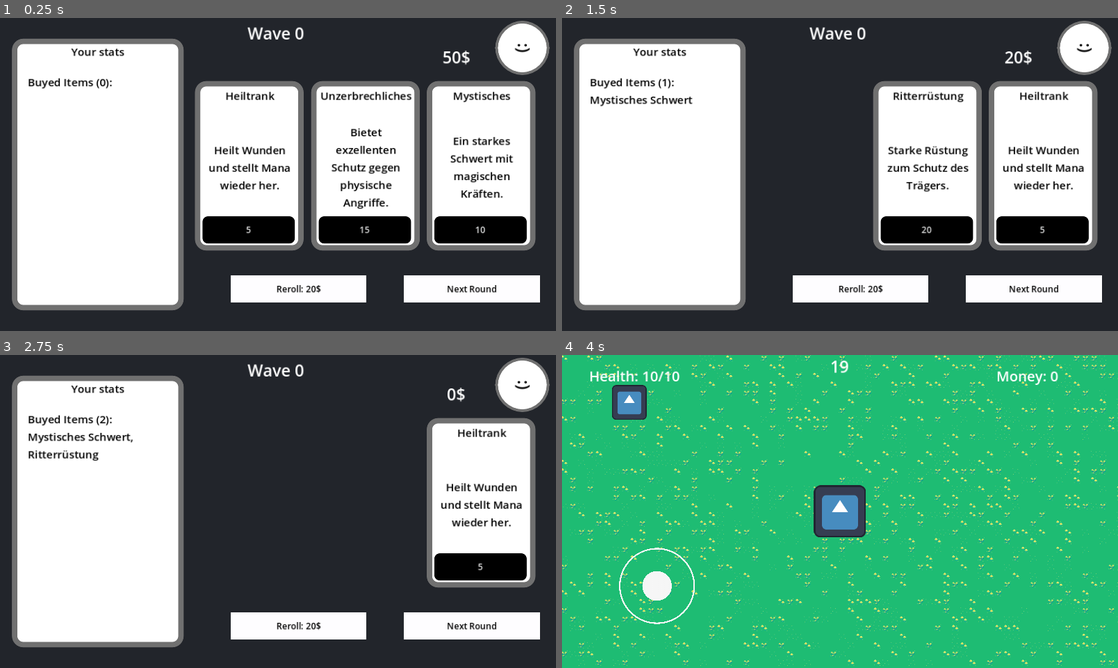
Above: before the commit, frames 1-4 (two rows, left to right).
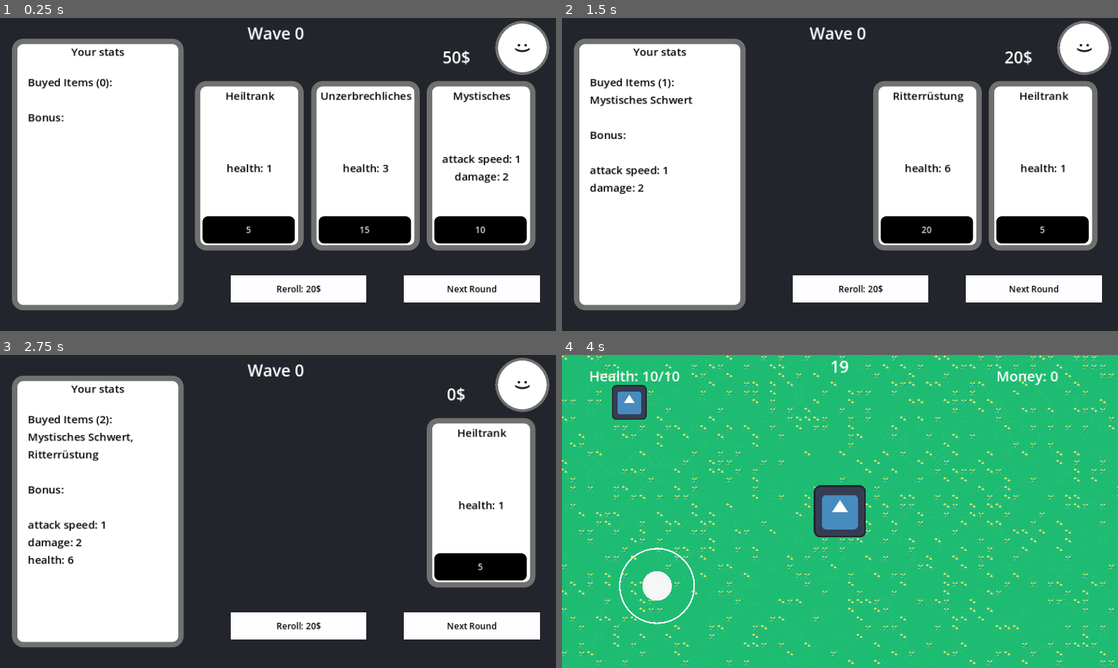
Above: after the commit, the same moments.

Repository: elmtimmi/ShootUp
Game: Godot game, scene res://Scenes/end_of_round.tscn
The game is run twice, just before and just after one commit, with the same random seed, the same clock (stepped at 60 frames per second) and the same inputs. This scene is started directly instead of the project's main scene. The engine's default icon, where the game draws it, is replaced by a stand-in: a white triangle on a blue panel in a dark square.
Inputs:
- Up to frame 1 (0.25 s): no input
- Up to frame 2 (1.5 s): click "Reroll: 20$" at 0.5 s; click "10" at 1.25 s
- Up to frame 3 (2.75 s): click "20" at 2 s
- Up to frame 4 (4 s): click "5" at 2.75 s; click "Next Round" at 3.5 s

The runs differ from the first frame. In frame 1, 2.2% of the frame differs, in the area x 5-94%, y 30-62%; in frame 2, 1.7%; in frame 3, 1.2%; in frame 4, nothing differs.

Commit message:
impemented player_attributes by items

Diff:
--- a/src/Assets/items.json
+++ b/src/Assets/items.json
@@ -3,36 +3,42 @@
 	"id": 1,
 	"title": "Mystisches Schwert",
 	"description": "Ein starkes Schwert mit magischen Kräften.",
-	"cost": 10
+	"cost": 10,
+	"bonus": {"attack speed": 1, "damage": 2}
   },
   {
 	"id": 2,
 	"title": "Unzerbrechliches Schild",
 	"description": "Bietet exzellenten Schutz gegen physische Angriffe.",
-	"cost": 15
+	"cost": 15,
+	"bonus": {"health": 3}
   },
   {
 	"id": 3,
 	"title": "Heiltrank",
 	"description": "Heilt Wunden und stellt Mana wieder her.",
-	"cost": 5
+	"cost": 5,
+	"bonus": {"health": 1}
   },
   {
 	"id": 4,
 	"title": "Langbogen des Jägers",
 	"description": "Ein langer Bogen für präzise Distanzangriffe.",
-	"cost": 12
+	"cost": 12,
+	"bonus": {"attack range": 3, "damage": 2}
   },
   {
 	"id": 5,
 	"title": "Scharfe Pfeile",
 	"description": "Scharfe Pfeile für den Bogen.",
-	"cost": 20
+	"cost": 20,
+	"bonus": {"attack speed": 1, "damage": 3}
   },
   {
 	"id": 6,
 	"title": "Ritterrüstung",
 	"description": "Starke Rüstung zum Schutz des Trägers.",
-	"cost": 20
+	"cost": 20,
+	"bonus": {"health": 6}
   }
 ]
--- a/src/Scenes/Global.gd
+++ b/src/Scenes/Global.gd
@@ -4,18 +4,22 @@
 var money = 0
 var round_counter = 0
 var backpack = []
+var player_attributes =  {} # e.g. {"angriffsgeschwindigkeit": 5, "schaden": 10, "verteidigung": 4}
 
 class Item:
 	var id: int
 	var title: String
 	var description: String
 	var cost: int
+	var bonus: Dictionary
 
-	func _init(_id, _title, _description, _cost):
+
+	func _init(_id, _title, _description, _cost, _bonus):
 		id = _id
 		title = _title
 		description = _description
 		cost = _cost
+		bonus = _bonus
 
 # Called when the node enters the scene tree for the first time.
 func _ready():
--- a/src/Scenes/Player.gd
+++ b/src/Scenes/Player.gd
@@ -49,6 +49,11 @@
 	# enemy attack
 	if player_health <= 0:
 		player_alive = false
+		Global.money = 0
+		Global.round_counter = 0
+		Global.backpack =  []
+		Global.player_attributes = {}
+
 		get_tree().change_scene_to_file("res://Scenes/menu.tscn")
 
 	# attack enemy
--- a/src/Scenes/end_of_round.gd
+++ b/src/Scenes/end_of_round.gd
@@ -23,7 +23,11 @@
 		else:
 			itemStringNameList += ", " + Global.backpack[i].title
 
-	stats_text.text = "Buyed Items (" + str(Global.backpack.size()) + "): " + itemStringNameList
+	var player_attributes = ""
+	for key in Global.player_attributes:
+		player_attributes += "\n" + key + ": " +  str(Global.player_attributes[key])
+	stats_text
+	stats_text.text = "Buyed Items (" + str(Global.backpack.size()) + "): " + itemStringNameList + "\n\nBonus:\n" + player_attributes
 
 
 func _on_button_pressed():
@@ -38,7 +42,11 @@
 	var card1_title = $VFlowContainer/Card1/title
 	card1_title.text = selected_items[0].title
 	var card1_description = $VFlowContainer/Card1/description
-	card1_description.text = selected_items[0].description
+	var item_bonus_text = ""
+	for key in selected_items[0].bonus:
+			item_bonus_text += key + ": " +  str(selected_items[0].bonus[key]) + "\n"
+
+	card1_description.text = item_bonus_text
 	var card1_cost = $VFlowContainer/Card1/cost
 	card1_cost.text = str(selected_items[0].cost)
 
@@ -46,7 +54,11 @@
 	var card2_title = $VFlowContainer/Card2/title
 	card2_title.text = selected_items[1].title
 	var card2_description = $VFlowContainer/Card2/description
-	card2_description.text = selected_items[1].description
+	item_bonus_text = ""
+	for key in selected_items[1].bonus:
+			item_bonus_text += key + ": " +  str(selected_items[1].bonus[key]) + "\n"
+
+	card2_description.text = item_bonus_text
 	var card2_cost = $VFlowContainer/Card2/cost
 	card2_cost.text = str(selected_items[1].cost)
 
@@ -54,7 +66,11 @@
 	var card3_title = $VFlowContainer/Card3/title
 	card3_title.text = selected_items[2].title
 	var card3_description = $VFlowContainer/Card3/description
-	card3_description.text = selected_items[2].description
+	item_bonus_text = ""
+	for key in selected_items[2].bonus:
+			item_bonus_text += key + ": " +  str(selected_items[2].bonus[key]) + "\n"
+
+	card3_description.text = item_bonus_text
 	var card3_cost = $VFlowContainer/Card3/cost
 	card3_cost.text = str(selected_items[2].cost)
 
@@ -70,7 +86,7 @@
 
 	var parsed_data = JSON.parse_string(json_data)
 	for data in parsed_data:
-		items.append(Global.Item.new(data["id"], data["title"], data["description"], data["cost"]))
+		items.append(Global.Item.new(data["id"], data["title"], data["description"], data["cost"], data["bonus"]))
 	return items
 
 func get_random_items(items, count):
@@ -86,12 +102,18 @@
 
 
 func _on_cost_button_up(cardIndex):
-	var cost = selected_items[cardIndex - 1].cost
+	var item = selected_items[cardIndex - 1]
+	var cost = item.cost
 	if Global.money >= cost:
 		Global.money -= cost
 		hide_card(cardIndex)
-		Global.backpack.append(selected_items[cardIndex - 1])
-
+		Global.backpack.append(item)
+		# Add bonus to player
+		for key in item.bonus:
+			if key in Global.player_attributes:
+				Global.player_attributes[key] += item.bonus[key]
+			else:
+				Global.player_attributes[key] = item.bonus[key]
 
 func hide_card(index):
 	if index == 1:
